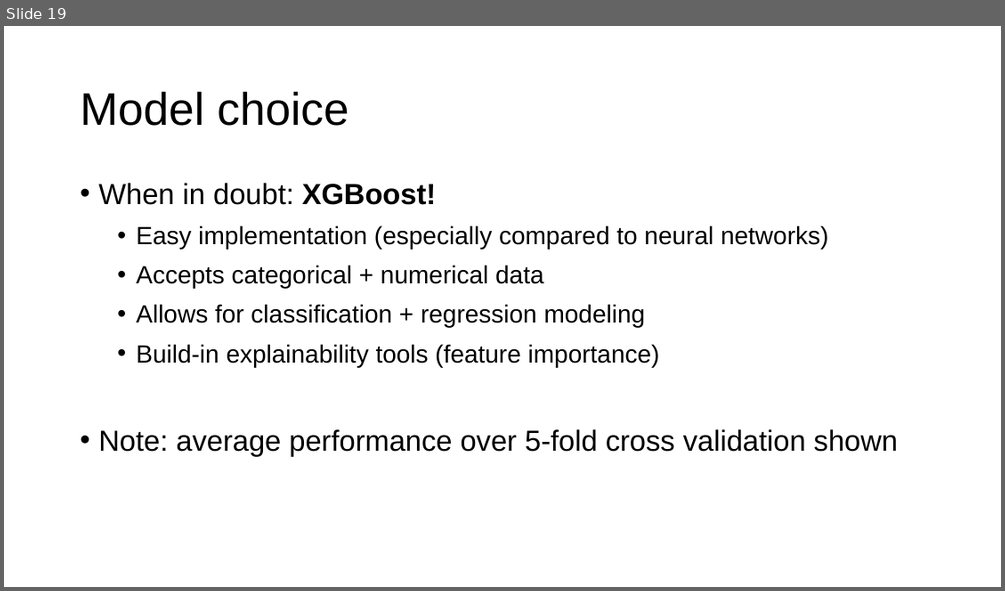
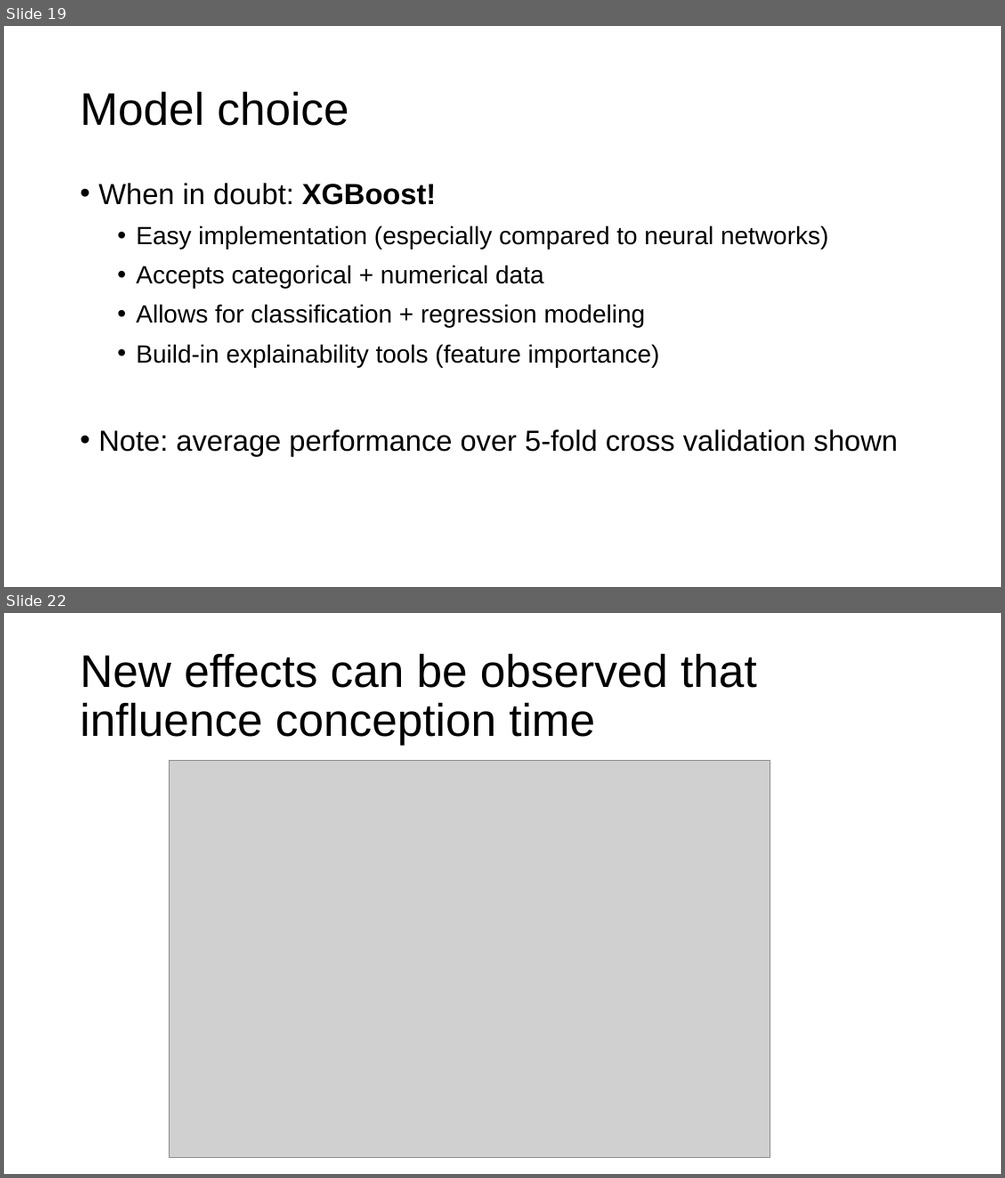
Before and after one commit to JeroenBuil/natural-cycles-assignment, a slide deck: reports/Natural Cycles - Assignment Report - Jeroen Buil.pptx. Shown one above the other, each under a label of ours: slide 19 before the commit, slides 19 and 22 after it; the slides between them are not shown. The pictures are 1005x591 and 1005x1178 pixels, drawn with LibreOffice and Linux fonts; fonts in the diff are those of the drawing; grey boxes stand for pictures. Boxes give left, top, right and bottom in pixels: in the first picture for what was removed or moved away, otherwise in the second. Text is boxed around its words. In the diff, an @@ line names an element or a change of style, - is before the commit and + after.

```diff
--- a/reports/Natural Cycles - Assignment Report - Jeroen Buil.pptx
+++ b/reports/Natural Cycles - Assignment Report - Jeroen Buil.pptx
@@ slide 22 added at (4,613,1001,1174), background #FFFFFF @@
@@ title added at (80,653,757,745), 44 pt, text #000000 @@
+New effects can be observed that influence conception time
@@ picture added at (170,761,769,1158) @@
```
Also in this commit, not shown: 7 slides changed, 3 other slides added, 1 slide removed, 19 other files.
